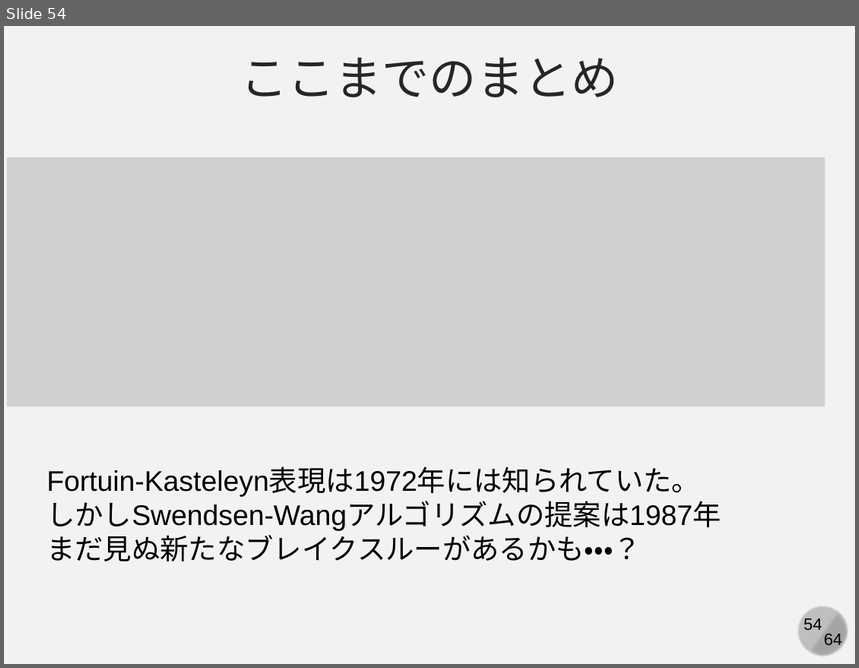
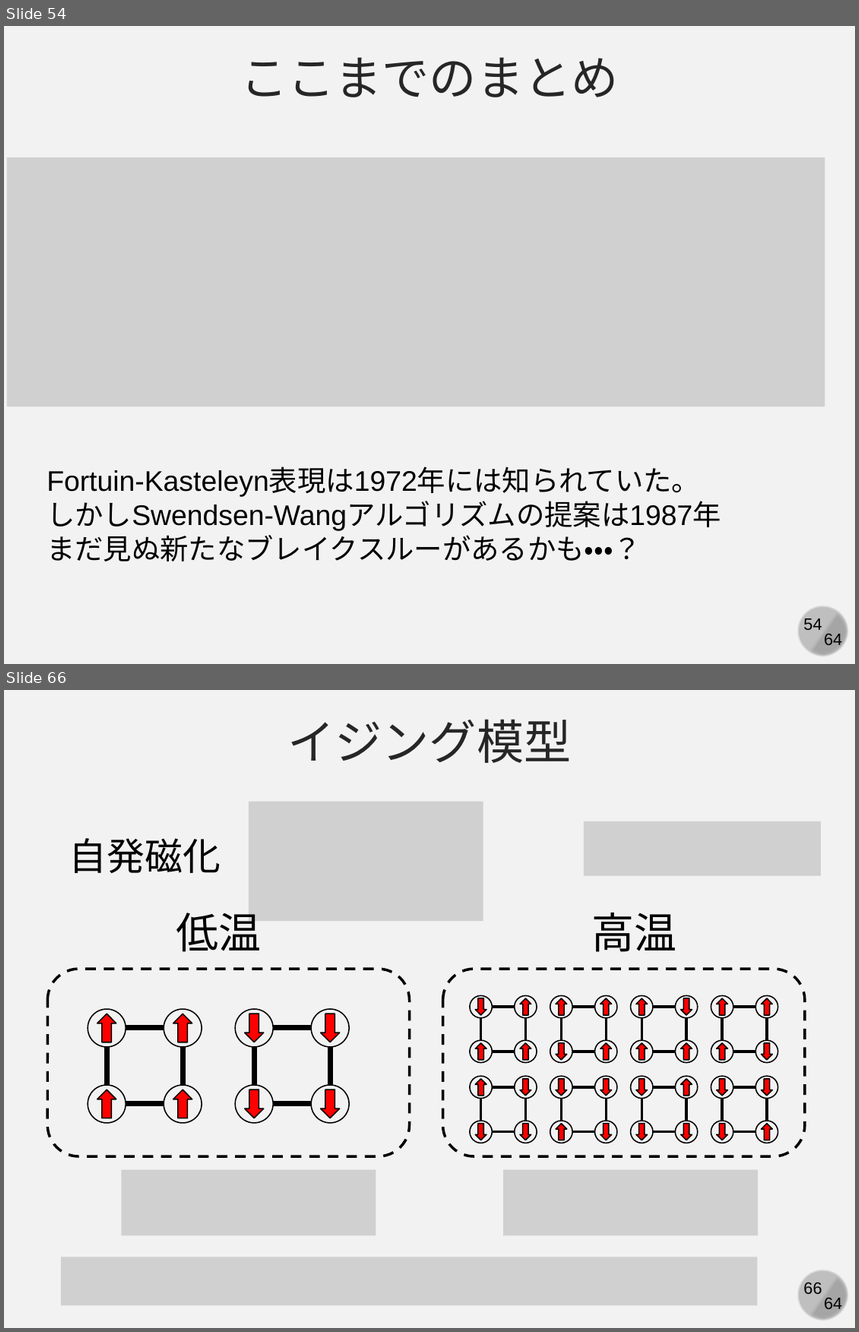
Before and after one commit to kaityo256/simulation_engineering, a slide deck: 04_mc_advanced/simulation04.pptx. Shown one above the other, each under a label of ours: slide 54 before the commit, slides 54 and 66 after it; the slides between them are not shown. The pictures are 859x668 and 859x1332 pixels, drawn with LibreOffice and Linux fonts; fonts in the diff are those of the drawing; grey boxes stand for pictures. Boxes give left, top, right and bottom in pixels: in the first picture for what was removed or moved away, otherwise in the second. Text is boxed around its words. In the diff, an @@ line names an element or a change of style, - is before the commit and + after.

```diff
--- a/04_mc_advanced/simulation04.pptx
+++ b/04_mc_advanced/simulation04.pptx
@@ slide 66 added at <box>4,690,855,1328</box>, background #F2F2F2; not listed: 4 template elements that a slide beside it also shows @@
@@ text added at <box>288,719,572,763</box>, 40 pt, text #262626 @@
+イジング模型
@@ picture added at <box>248,802,484,922</box> @@
@@ picture added at <box>584,822,821,876</box> @@
@@ text added at <box>69,838,221,873</box>, 32 pt, text #000000 @@
+自発磁化
@@ text added at <box>177,913,262,952</box>, 36 pt, text #000000 @@
+低温
@@ text added at <box>592,913,677,952</box>, 36 pt, text #000000 @@
+高温
@@ rounded rectangle added at <box>47,969,409,1157</box>, outline #000000 2.25 pt dashed @@
@@ group added at <box>88,1009,202,1123</box>: 4 ellipses, 4 down arrows, 4 lines @@
@@ group added at <box>236,1009,350,1123</box>: 4 ellipses, 4 down arrows, 4 lines @@
@@ group added at <box>443,969,805,1157</box>: 32 ellipses, 32 down arrows, 32 lines, 1 rounded rectangle @@
@@ picture added at <box>122,1170,376,1236</box> @@
@@ picture added at <box>503,1170,758,1236</box> @@
@@ picture added at <box>61,1257,757,1306</box> @@
```
Also in this commit, not shown: 14 other slides added, 1 slide removed, 1 other file.
